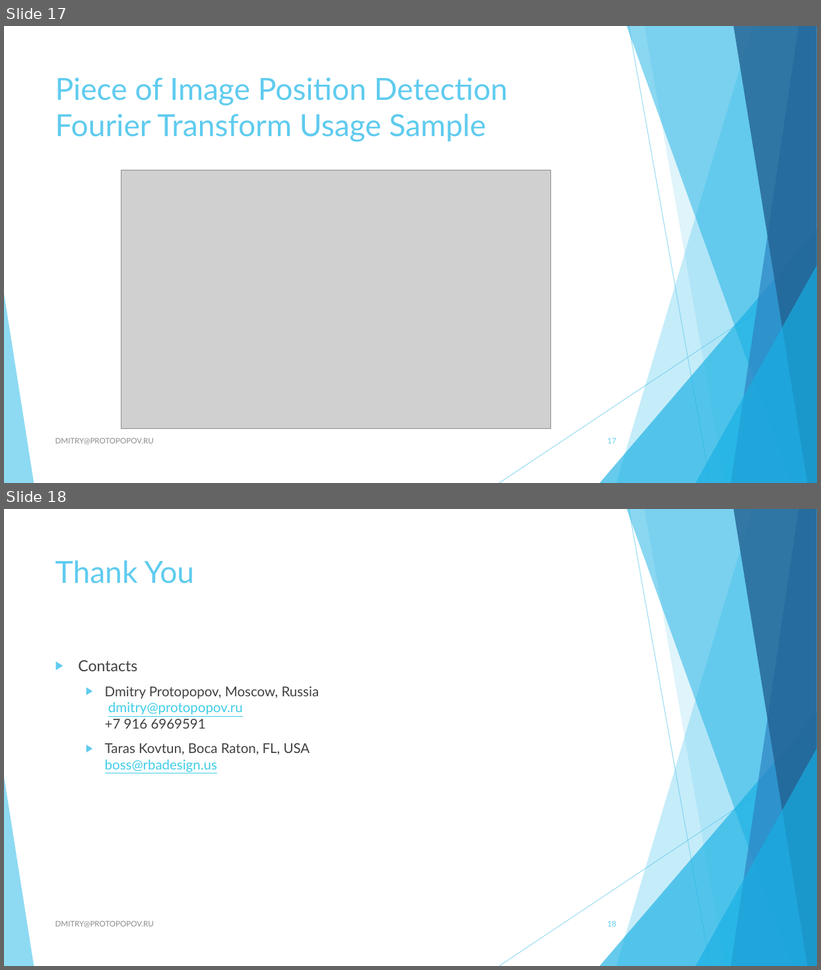
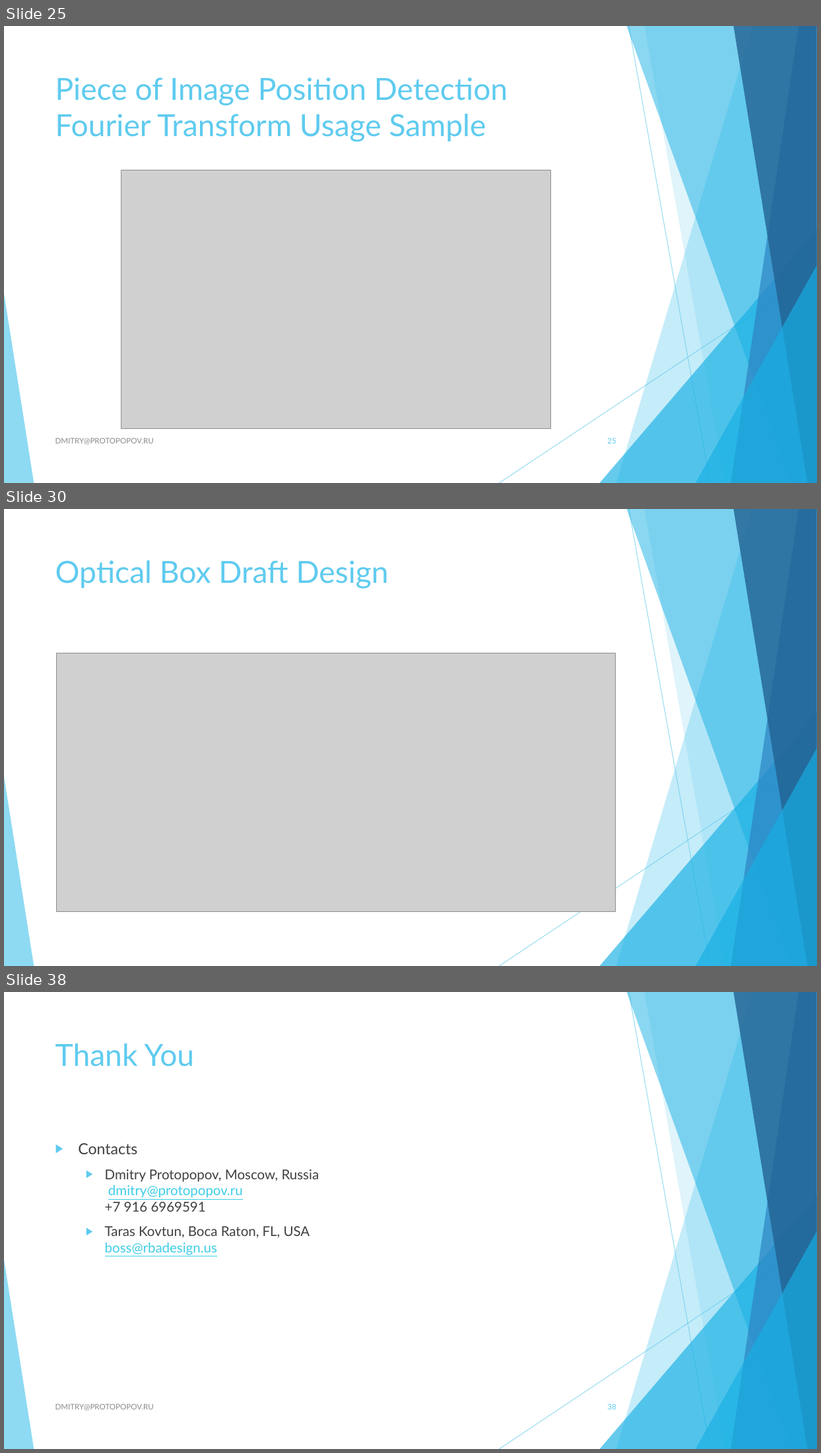
Before and after one commit to dprotopopov/lensProject, a slide deck: Presentations/Optical Box for Optical Computing.pptx. Shown one above the other, each under a label of ours: slides 17 and 18 before the commit, slides 25, 30 and 38 after it; the slides between them are not shown. The pictures are 821x970 and 821x1453 pixels, drawn with LibreOffice and Linux fonts; fonts in the diff are those of the drawing; grey boxes stand for pictures. Boxes give left, top, right and bottom in pixels: in the first picture for what was removed or moved away, otherwise in the second. Text is boxed around its words. In the diff, an @@ line names an element or a change of style, - is before the commit and + after.

Commit message:
design

```diff
--- a/Presentations/Optical Box for Optical Computing.pptx
+++ b/Presentations/Optical Box for Optical Computing.pptx
@@ slide 30 added at (4,509,817,966), background #FFFFFF; not listed: 10 template elements that a slide beside it also shows @@
@@ title added at (55,560,389,589), 36 pt, text #5FCBEF @@
+Optical Box Draft Design
@@ picture added at (56,653,616,912) @@
@@ what was slide 17 is now slide 25 @@
@@ page number at (607,438,616,444): text changed @@
-17
+25
@@ what was slide 18 is now slide 38 @@
@@ page number at (607,1404,616,1410): text changed @@
-18
+38
```
Also in this commit, not shown: 1 slide changed, 19 other slides added, 51 other files.
